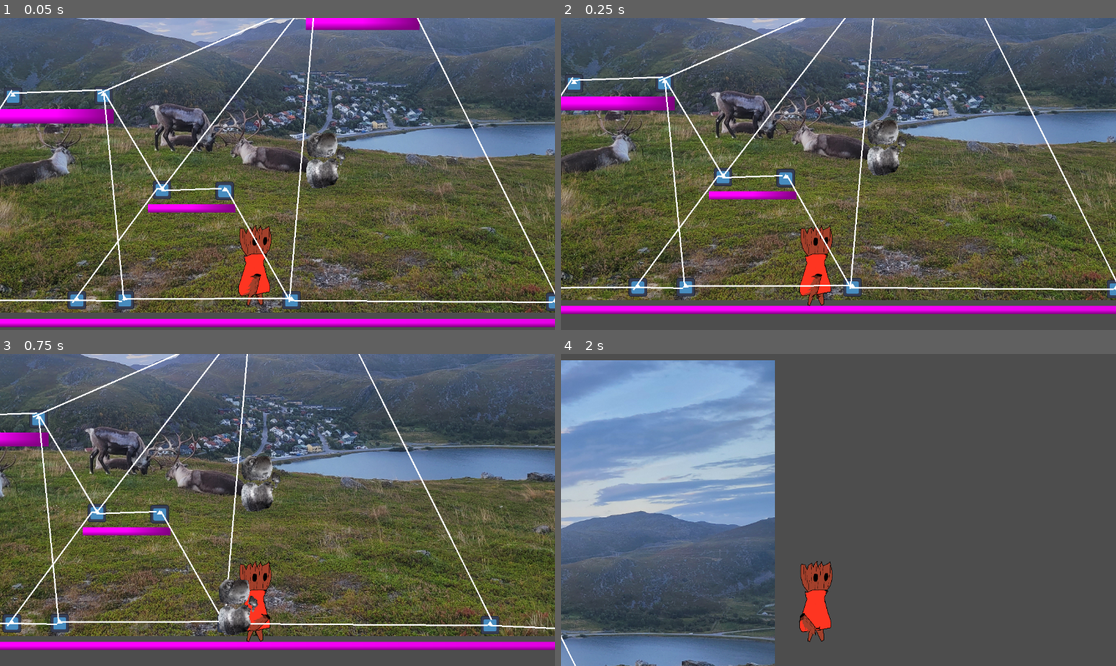
Above: before the commit, frames 1-4 (two rows, left to right).
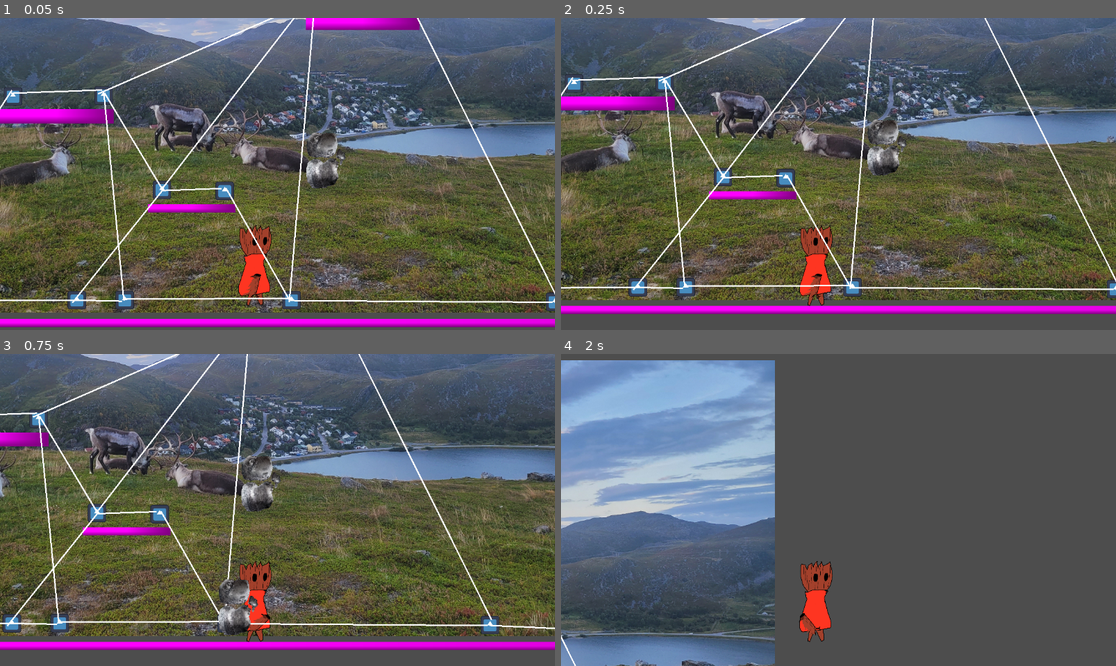
Above: after the commit, the same moments.

Repository: Q1-Studios/TreeVolution
Game: Godot game, scene res://src/scenes/map.tscn
Two runs of this game, one before a commit and one after it. Both use one fixed random seed, a clock stepped at 60 frames per second and the inputs below. The engine's default icon, where the game draws it, is replaced by a stand-in: a white triangle on a blue panel in a dark square.
Inputs (mouse positions are in pixels of both pictures, inside the frame that each line leads up to):
- Up to frame 1 (0.05 s): no input
- Up to frame 2 (0.25 s): no input
- Up to frame 3 (0.75 s): tap Enter at 0.5 s; move the mouse to (399, 494) at 0.52 s; hold D (moveRight) from 0.53 s (still down); tap X (Pollen ability) at 0.6 s
- Up to frame 4 (2 s): keep holding D (moveRight); tap Up (jump) at 0.77, 1.52 s; move the mouse to (727, 525) at 1.27 s; click (727, 525) at 1.35 s

The runs differ from the first frame. In frame 1, 0.3% of the frame differs, in the area x 13-30%, y 54-91%; in frame 2, 0.3%, in the area x 13-30%, y 50-86%; in frame 3, 0.3%; in frame 4, nothing differs.

Commit message:
TOPLOGIE MEINE FREUNDE TOPLOGIE es ist an der zeit für die  liebe zu unseren graphen

Diff:
--- a/project.godot
+++ b/project.godot
@@ -19,6 +19,8 @@
 
 bullets=""
 Polen=""
+Vertices=""
+Edges=""
 
 [input]
 
--- a/src/scenes/edge.tscn
+++ b/src/scenes/edge.tscn
@@ -1,6 +1,6 @@
 [gd_scene format=3 uid="uid://duvl2qtrf3tg"]
 
-[ext_resource type="Script" uid="uid://cdq5fg72h1t34" path="res://edge.gd" id="1_g3ndo"]
+[ext_resource type="Script" uid="uid://cdq5fg72h1t34" path="res://src/scripts/edge.gd" id="1_g3ndo"]
 
-[node name="Node2D" type="Line2D" unique_id=1801558419]
+[node name="Node2D" type="Line2D" unique_id=1801558419 groups=["Edges"]]
 script = ExtResource("1_g3ndo")
--- a/src/scenes/map.tscn
+++ b/src/scenes/map.tscn
@@ -3,9 +3,20 @@
 [ext_resource type="PackedScene" uid="uid://ke7q6souawdw" path="res://src/scenes/Player.tscn" id="1_b4rpm"]
 [ext_resource type="Texture2D" uid="uid://c11lwfwwa6gn6" path="res://src/assets/2D/20240906_192505.jpg" id="1_edtax"]
 [ext_resource type="PackedScene" uid="uid://c8t1dliv5np68" path="res://src/scenes/Pollen.tscn" id="3_3tm0b"]
-[ext_resource type="PackedScene" uid="uid://dw2mlohk64blx" path="res://src/scenes/icon.tscn" id="5_ahmr2"]
-[ext_resource type="Script" uid="uid://tw4xfab1n860" path="res://src/scenes/map_holder.gd" id="5_b4rpm"]
+[ext_resource type="Script" uid="uid://dqu5cy7br5u0v" path="res://src/scripts/graph.gd" id="4_ahmr2"]
+[ext_resource type="PackedScene" uid="uid://dw2mlohk64blx" path="res://src/scenes/vertex.tscn" id="5_ahmr2"]
 [ext_resource type="PackedScene" uid="uid://duvl2qtrf3tg" path="res://src/scenes/edge.tscn" id="6_f1v2q"]
+
+[sub_resource type="GDScript" id="GDScript_f1v2q"]
+script/source = "extends Node2D
+
+const icon = preload(\"res://src/scenes/vertex.tscn\")
+var graph
+
+func _ready() -> void:
+	graph = AStar2D.new()
+
+"
 
 [sub_resource type="PlaceholderTexture2D" id="PlaceholderTexture2D_udcsr"]
 
@@ -31,7 +42,7 @@
 position = Vector2(345, 50)
 
 [node name="MapHolder" type="Node2D" parent="." unique_id=781003022]
-script = ExtResource("5_b4rpm")
+script = SubResource("GDScript_f1v2q")
 
 [node name="Floor" type="StaticBody2D" parent="MapHolder" unique_id=2038121272]
 position = Vector2(0, 1174)
@@ -81,7 +92,10 @@
 scale = Vector2(1.0371802, 1)
 shape = SubResource("RectangleShape2D_kyhn7")
 
-[node name="G" type="Node2D" parent="MapHolder" unique_id=929467085]
+[node name="G" type="Node2D" parent="MapHolder" unique_id=929467085 node_paths=PackedStringArray("V", "E")]
+script = ExtResource("4_ahmr2")
+V = NodePath("V")
+E = NodePath("E")
 
 [node name="V" type="Node2D" parent="MapHolder/G" unique_id=574635472]
 
@@ -163,7 +177,7 @@
 jump = true
 
 [node name="Node2D10" parent="MapHolder/G/E/jump" unique_id=816497007 instance=ExtResource("6_f1v2q")]
-points = PackedVector2Array(-1388, 1035, -802, 246, -756, 246)
+points = PackedVector2Array(-1388, 1035, -756, 246)
 jump = true
 
 [node name="Node2D11" parent="MapHolder/G/E/jump" unique_id=1328148926 instance=ExtResource("6_f1v2q")]
@@ -180,10 +194,12 @@
 [node name="Node2D8" parent="MapHolder/G/E/doublejump" unique_id=486631092 instance=ExtResource("6_f1v2q")]
 points = PackedVector2Array(-2773, 1040, -1807, -436)
 doubleJump = true
+timeTillDoubleJump = 0.25
 
 [node name="Node2D12" parent="MapHolder/G/E/doublejump" unique_id=635403712 instance=ExtResource("6_f1v2q")]
 points = PackedVector2Array(-768, 247, 240, -1058)
 doubleJump = true
+timeTillDoubleJump = 0.25
 
 [node name="dropdown" type="Node2D" parent="MapHolder/G/E" unique_id=762121601]
 
@@ -196,7 +212,7 @@
 onlyDown = true
 
 [node name="Node2D18" parent="MapHolder/G/E/dropdown" unique_id=2024860064 instance=ExtResource("6_f1v2q")]
-points = PackedVector2Array(-1169, -404, -1032, 1020)
+points = PackedVector2Array(-1032, 1020, -1169, -404)
 onlyDown = true
 [connection signal="area_entered" from="Pollen" to="Player" method="_on_pollen_detection_area_entered"]
 [connection signal="area_exited" from="Pollen" to="Player" method="_on_pollen_detection_area_exited"]
--- a/src/scenes/map_holder.gd
+++ /dev/null
@@ -1,7 +0,0 @@
-extends Node2D
-
-const icon = preload("res://src/scenes/icon.tscn")
-var graph
-
-func _ready() -> void:
-	graph = AStar2D.new()
--- a/src/scenes/icon.tscn
+++ b/src/scenes/vertex.tscn
@@ -2,5 +2,5 @@
 
 [ext_resource type="Texture2D" uid="uid://c58cpr8le6ucr" path="res://src/assets/2D/icon.svg" id="1_43ear"]
 
-[node name="Icon" type="Sprite2D" unique_id=1343320165]
+[node name="Icon" type="Sprite2D" unique_id=1343320165 groups=["Vertices"]]
 texture = ExtResource("1_43ear")
--- a/edge.gd
+++ b/src/scripts/edge.gd
@@ -1,5 +1,7 @@
+class_name Edge
 extends Line2D
 @export var jump:= false
 @export var doubleJump:= false
+@export var timeTillDoubleJump := 0.0
 @export var onlyDown:= false
 @export var jumpOnDown:= false
--- /dev/null
+++ b/src/scripts/graph.gd
@@ -0,0 +1,69 @@
+extends Node2D
+
+@export var V: Node2D
+@export var E: Node2D
+
+var vertexList:Array[Node2D] = []
+var edgeList:Array[Edge] = []
+var edgeMap: Dictionary[String, Edge] = {}
+var graph = AStar2D.new()
+
+
+func _ready() -> void:
+
+	_get_vertices()
+	_get_edges()
+	_build_graph()
+
+func _get_vertices():
+	for vertex: Node2D in V.get_children():
+		if !vertex.is_in_group("Vertices"):
+			print("please fix your vertex list")
+			continue
+
+		vertexList.append(vertex)
+
+
+func _get_edges():
+	for edgeholder: Node2D in E.get_children(true):
+		if edgeholder is Line2D and edgeholder.is_in_group("Edges"):
+			print("bro why")
+			edgeList.append(edgeholder)
+
+
+		for edge in edgeholder.get_children():
+			if !edge.is_in_group("Edges"):
+				print("please fix your edge list")
+				continue
+
+			edgeList.append(edge)
+
+
+func _build_graph() -> void:
+	for i in len(vertexList):
+		graph.add_point(i, vertexList[i].position, 1.0)
+
+	for edge in edgeList:
+		var closestPointIds: Array[int] = []
+		var edgePoints = edge.points
+		var bidirectional = true
+		assert(len(edgePoints) == 2, "An Edge (in this case %s) has 2 Points not more not less you idiot "%edge.name)
+
+		for point in edgePoints:
+			closestPointIds.append(graph.get_closest_point(point))
+
+		if edge.onlyDown:
+			bidirectional = false
+			if edge.points[0][1] > edge.points[1][1]:
+				var tempId = closestPointIds[0]
+				var tempPoint = edge.points[0]
+				closestPointIds[0] = closestPointIds[1]
+				edge.points[0] = edge.points[1]
+				closestPointIds[1] = tempId
+				edge.points[1] =tempPoint
+
+
+		# Does not work since (unidirectional, graph.connect_points(closestPointIds[0], closestPointIds[1])
+		graph.connect_points(closestPointIds[0], closestPointIds[1], bidirectional)
+		edgeMap["%s-%s"%[str(closestPointIds[0]),str(closestPointIds[1])]] = edge
+		print(graph.are_points_connected(closestPointIds[1], closestPointIds[0], false))
Not shown, removed: src/scenes/map_holder.gd.uid
Renamed: edge.gd.uid -> src/scripts/edge.gd.uid
Not shown, added: src/scripts/graph.gd.uid
